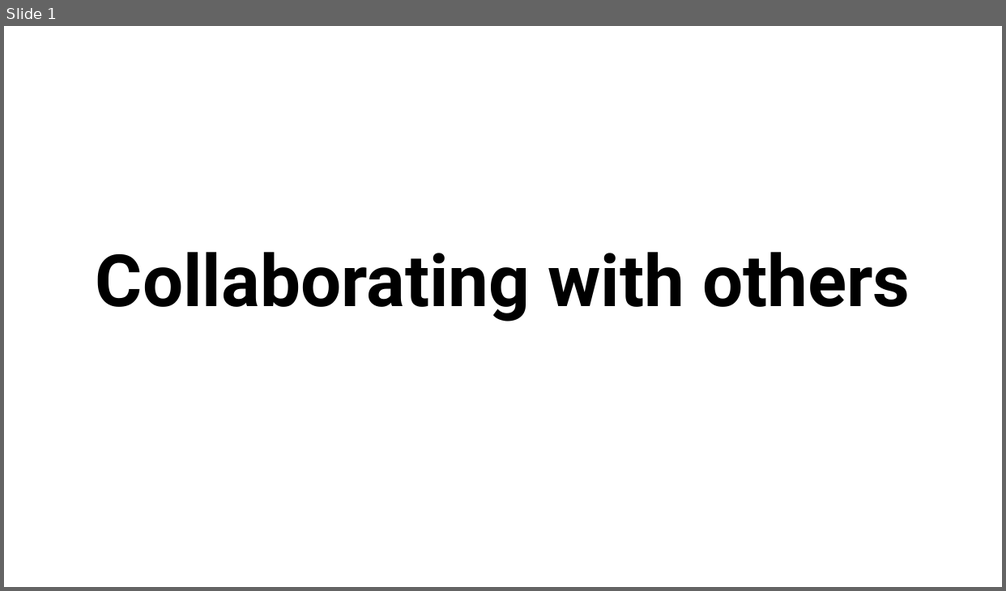
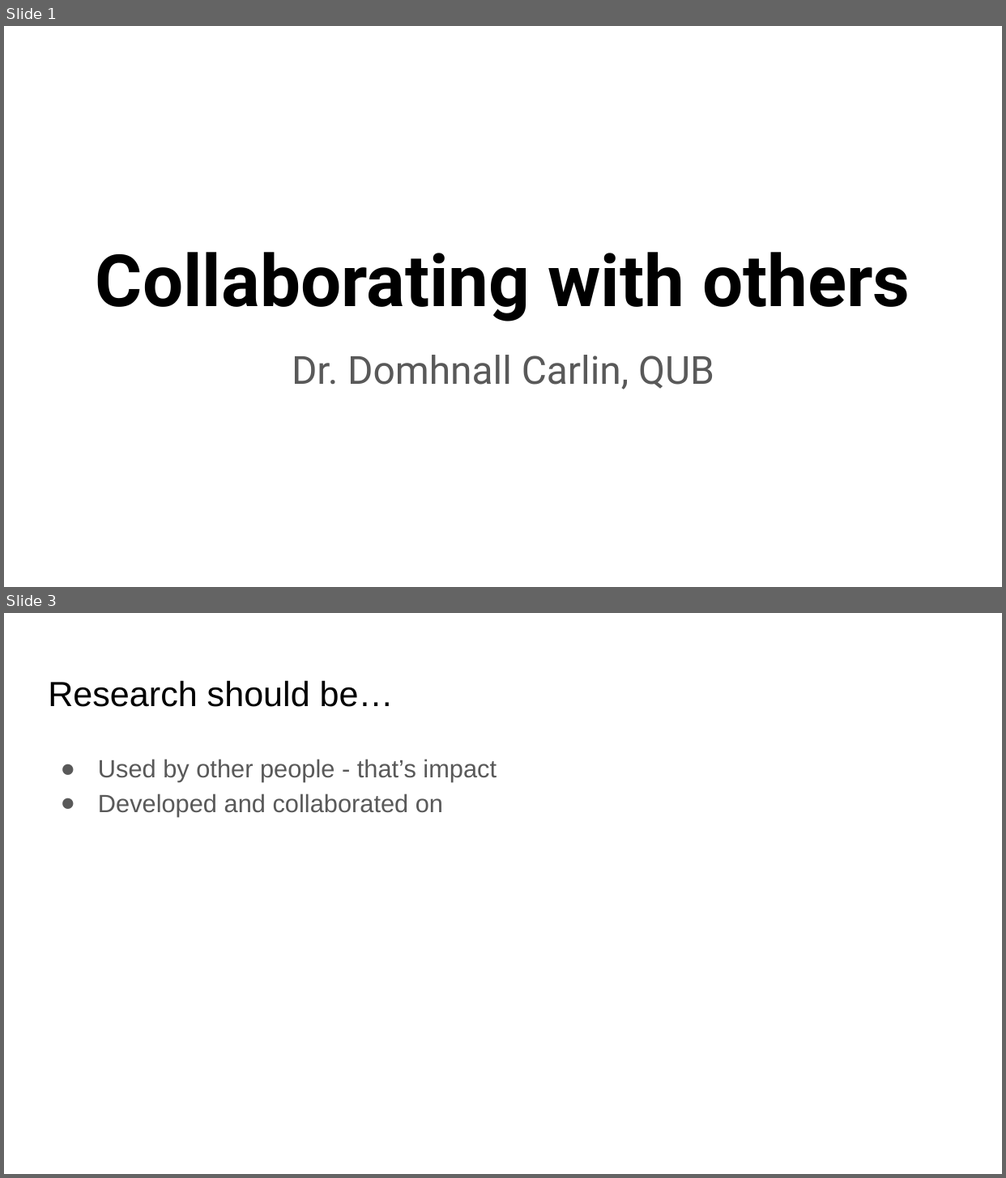
Before and after one commit to RSE-NI/qub-eeecs-python, a slide deck: 12_Collaborating with others.pptx. Shown one above the other, each under a label of ours: slide 1 before the commit, slides 1 and 3 after it; the slides between them are not shown. The pictures are 1006x591 and 1006x1178 pixels, drawn with LibreOffice and Linux fonts; fonts in the diff are those of the drawing. Boxes give left, top, right and bottom in pixels: in the first picture for what was removed or moved away, otherwise in the second. Text is boxed around its words. In the diff, an @@ line names an element or a change of style, - is before the commit and + after.

```diff
--- a/12_Collaborating with others.pptx
+++ b/12_Collaborating with others.pptx
@@ slide 3 added at box(4, 613, 1002, 1174), background #FFFFFF @@
@@ title added at box(48, 680, 394, 707), 25.2 pt, text #000000 @@
+Research should be…
@@ text added at box(98, 759, 496, 817), 18 pt, text #595959 @@
+● Used by other people - that’s impact
+● Developed and collaborated on
@@ slide 1 changed as well @@
@@ subtitle added at box(292, 355, 714, 390), 28 pt, text #595959 @@
+Dr. Domhnall Carlin, QUB
```
Also in this commit, not shown: 5 other slides added, 6 other files.
